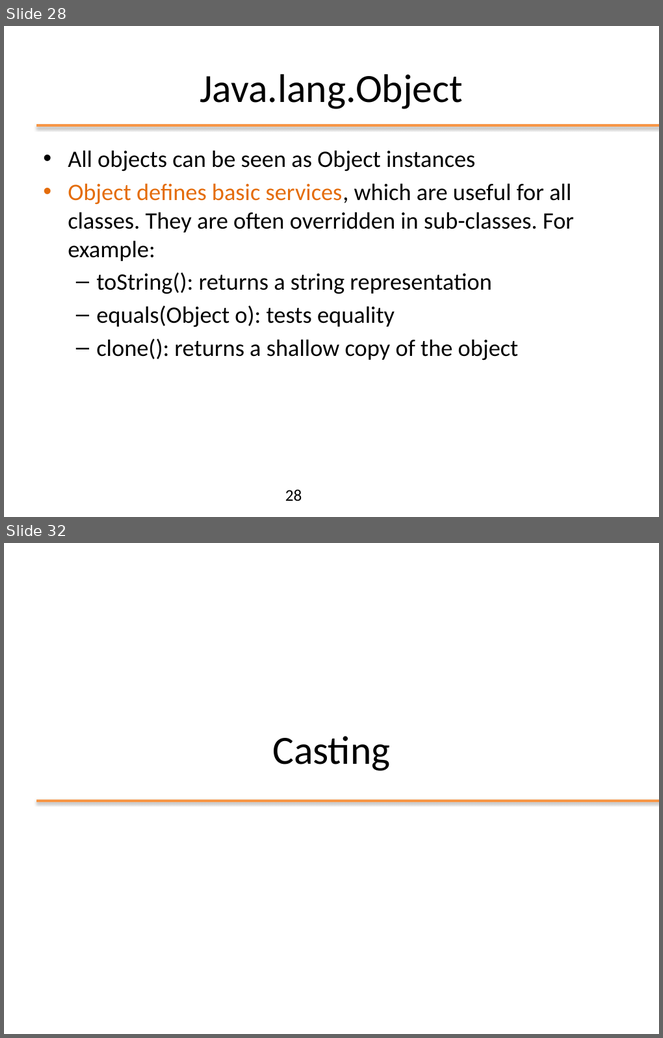
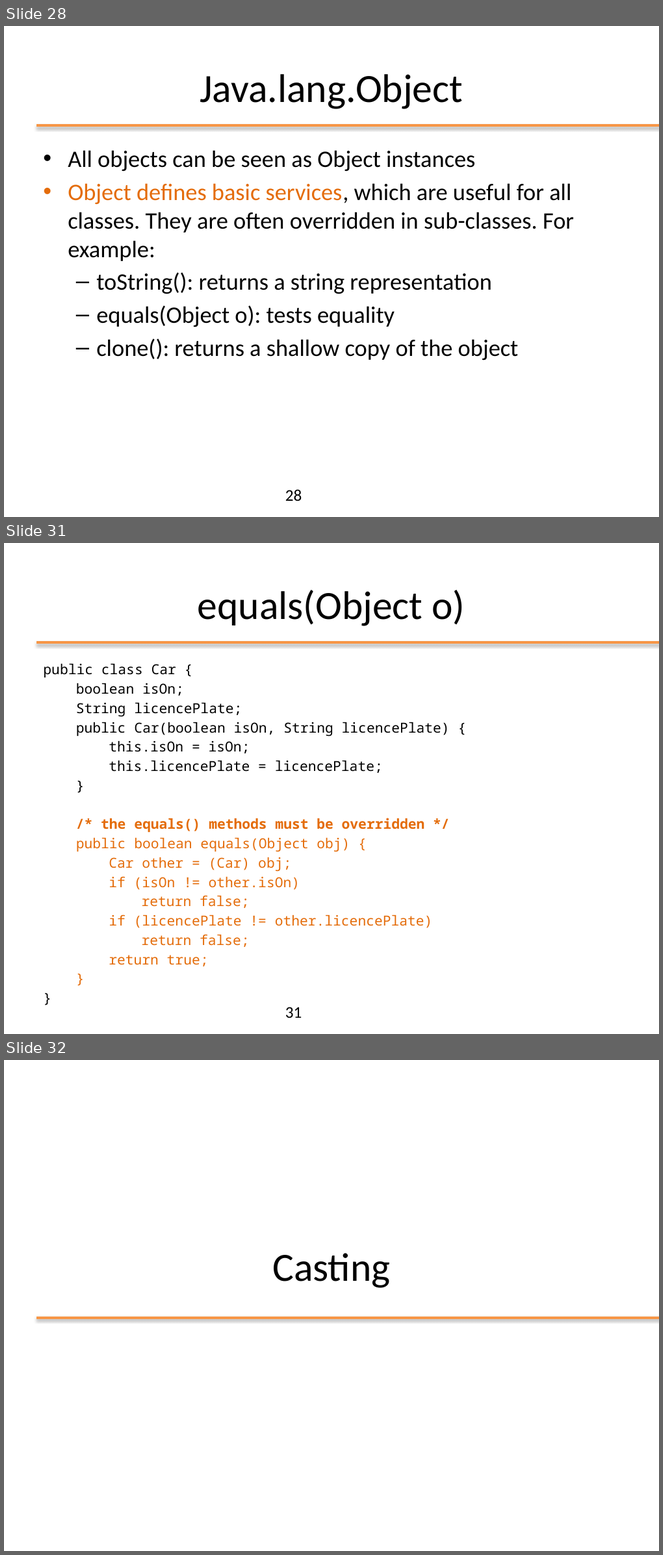
Before and after one commit to matt498/ooprogramming, a slide deck: slides/ppt/03_OOP_Inheritance.pptx. Shown one above the other, each under a label of ours: slides 28 and 32 before the commit, slides 28, 31 and 32 after it; the slides between them are not shown. The pictures are 663x1038 and 663x1555 pixels, drawn with LibreOffice and Linux fonts; fonts in the diff are those of the drawing; background and template pictures are left out. Boxes give left, top, right and bottom in pixels: in the first picture for what was removed or moved away, otherwise in the second. Text is boxed around its words. In the diff, an @@ line names an element or a change of style, - is before the commit and + after.

```diff
--- a/slides/ppt/03_OOP_Inheritance.pptx
+++ b/slides/ppt/03_OOP_Inheritance.pptx
@@ slide 31 added at (4,543,659,1034), background #FFFFFF; not listed: 1 template element that a slide beside it also shows @@
@@ title added at (198,590,465,626), 44 pt, text #000000 @@
+equals(Object o)
@@ text added at (43,664,450,967), 15.2 pt, text #E46C0A @@
+public class Car {
+boolean isOn;
+String licencePlate;
+public Car(boolean isOn, String licencePlate) {
+this.isOn = isOn;
+this.licencePlate = licencePlate;
+}
+/* the equals() methods must be overridden */
+public boolean equals(Object obj) {
+Car other = (Car) obj;
+if (isOn != other.isOn)
+return false;
+if (licencePlate != other.licencePlate)
+return false;
+return true;
+}
+}
@@ page number added at (285,1007,302,1018), 18 pt, text #000000 @@
+31
```
Also in this commit, not shown: 9 slides changed, 1 other slide added, 1 slide removed, 4 other files.
